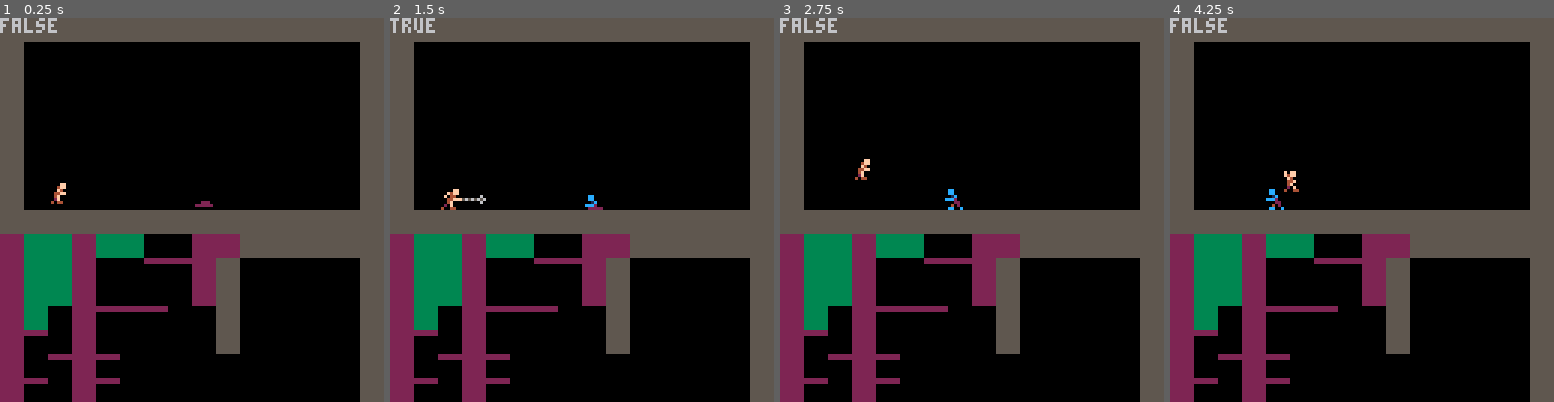
Above: before the commit, frames 1-4 (left to right).
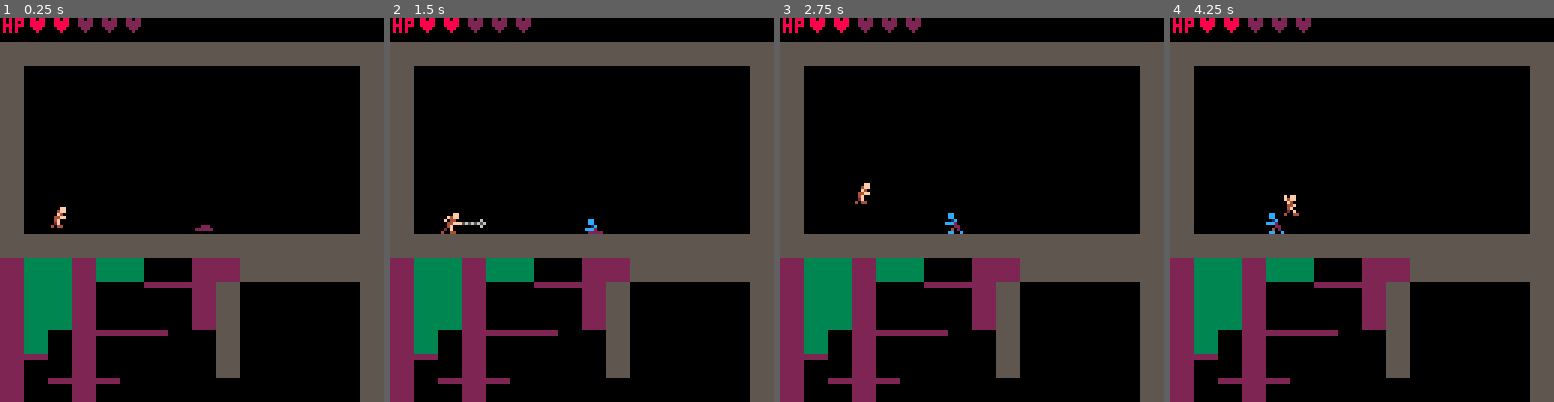
Above: after the commit, the same moments.

Repository: AddisonMink/fortrebosque
Game: PICO-8 cartridge main.p8
Two runs of this game, one before a commit and one after it. Both use one fixed random seed, a clock stepped at 60 frames per second and the inputs below.
Inputs:
- Up to frame 1 (0.25 s): no input
- Up to frame 2 (1.5 s): tap X (X key) at 0.33, 1.07 s; tap O (Z key) at 0.7 s
- Up to frame 3 (2.75 s): hold Right 1.6-2.1 s; tap O (Z key) at 1.7, 2.1, 2.5 s; tap X (X key) at 1.85 s; hold Right from 2.47 s (still down)
- Up to frame 4 (4.25 s): tap O (Z key) every 0.4 s from 2.9 to 4.1 s; tap X (X key) at 2.97, 4.08 s; release Right at 3.03 s; hold Left 3.08-3.58 s; hold Right from 4.02 s (still down)

The runs differ from the first frame. In frame 1, 27% of the frame differs, in the area x 0-100%, y 0-96%; in frame 2, 28%; in frame 3, 28%; in frame 4, 28%.

Commit message:
add health bar in hud.

Diff:
--- a/main.p8
+++ b/main.p8
@@ -16,6 +16,7 @@
 entities = { player, zombie }
 
 function _init()
+	camera(0,-8)
 end
 
 function _update()
@@ -41,7 +42,12 @@
 	 	e.draw(e)
 	 end
 	end
-	print(player.body.grounded)
+
+	local y = -8
+	local x = print("hp", 1,y,8)
+	for i = 1, 5 do
+		x = print("♥", x, y, i < 3 and 8 or 2 )
+	end
 end
 -->8
 
